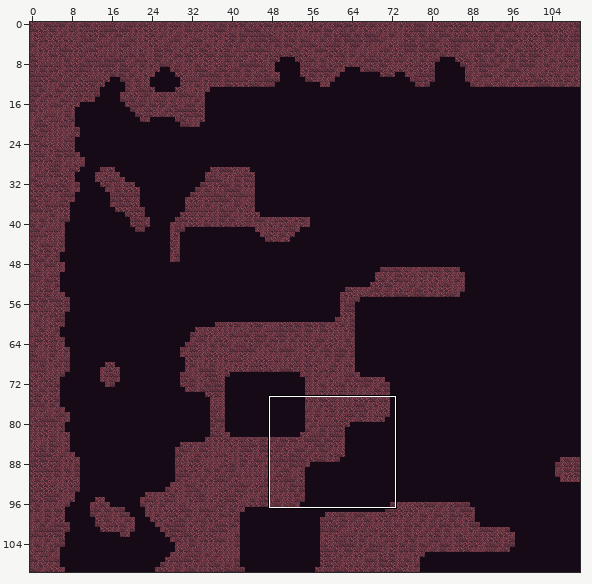
Tiled map, stored at android/assets/maps/level1.tmx. Above, an overview of the earlier version with the close-up marked.
Close-up. The starting point:
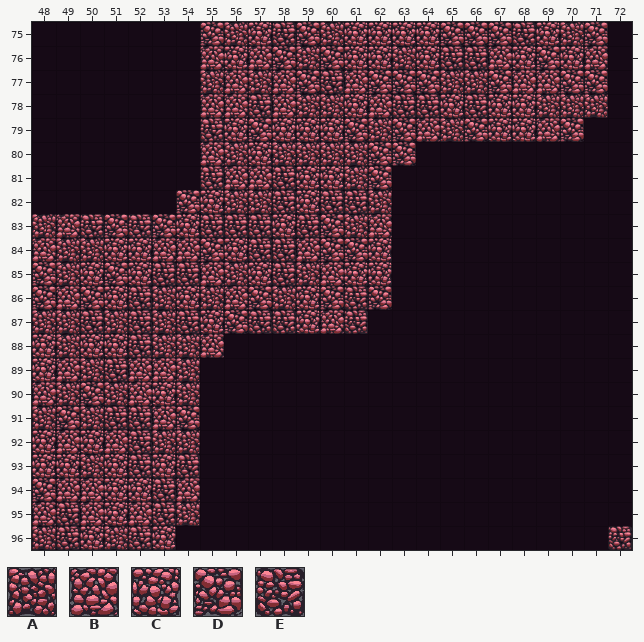
Cells are 64x64 px. Shown: x 48..72, y 75..96. The commit also changed other parts of the map, which this record leaves out.
Key: from "tileMapGutter": A 5, B 6, C 7, D 8, E 9.
_ is an empty cell.
Layers that did not change in this view are not listed.
Layer "terrain" before, first column x 48:
75 _______DACEDACCCCDDDECAD_
76 _______BCBDADCCACEEBCDCB_
77 _______ABABDEBDDDAADBBDD_
78 _______BBEBAACBEECECCAAA_
79 _______ECDCCCDADBADCCBD__
80 _______BACAAAADD_________
81 _______EBBECCAD__________
82 ______DCAAECEEA__________
83 ABEDEDCEEECEDAB__________
84 BAACCBBDCEEBDDC__________
85 DACDCEEBACEABCC__________
86 DBDCEACABDACDED__________
87 AAEAEAECDEECBE___________
88 CACCEAAB_________________
89 CBAEBBA__________________
90 BADABCA__________________
91 ADAEEBD__________________
92 CBCBEAA__________________
93 CCACECE__________________
94 DBBCCEB__________________
95 BEBCBEA__________________
96 AECAEC__________________E
After the commit:
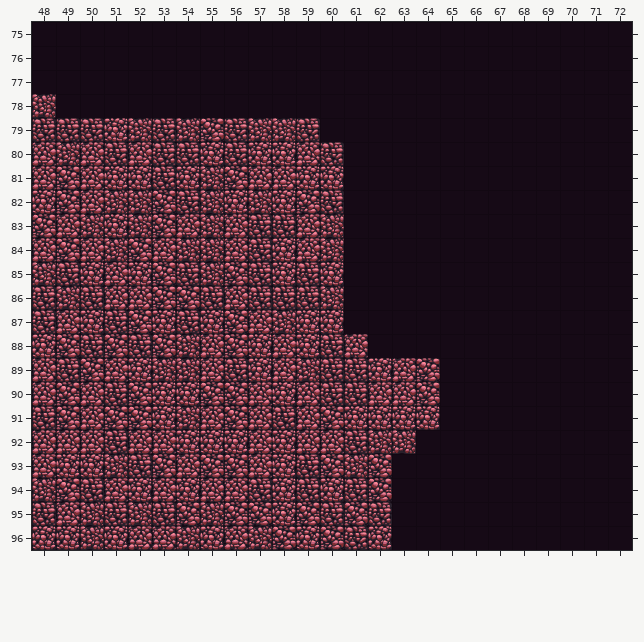
Edits made:
Changed rows in their new state; . is an unchanged cell.
Layer "terrain":
first column x 48:
75 ......._________________.
76 ......._________________.
77 ......._________________.
78 A......_________________.
79 EEECAEADEAAE___________..
80 BABEBEECE.CBE___.........
81 BDBCCECAD.B..__..........
82 CDBAADEAC.CD.__..........
83 D.ACA.BAB.EBA__..........
84 .DBAD.AAB.C.A__..........
85 AE.B.D.ADECEC__..........
86 EAEBBDDE.EEEA__..........
87 EBCEDC...BA.C_...........
88 .DED.D..DCBCEB...........
89 BEDBCA.BECBAEECBD........
90 .DBED.CDDBCBEEBBD........
91 E.BDDCABDBEBDCCCC........
92 B.BEBBCCCBCBBEAA.........
93 B.CA.DBDDBCEDAD..........
94 ADEB.BCBBECECED..........
95 EBAEA.DADDCDEDE..........
96 CCACBBACBADCDEC........._
